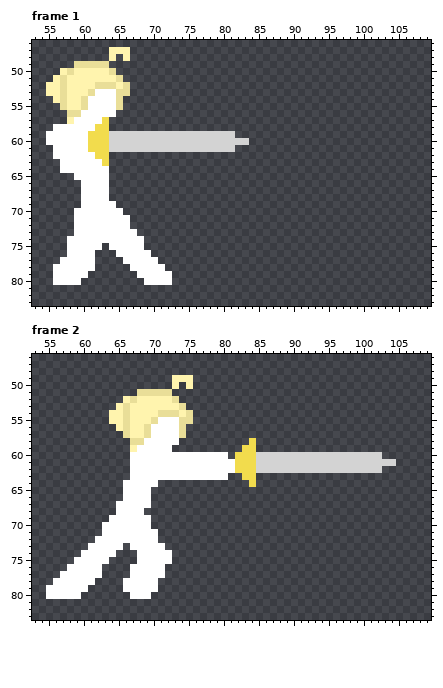
One commit to this pixel-art file: AsepriteStuff/AttacksAndSkills/StabRemade.aseprite. The picture above is the old version.
128x128 pixels, 2 frames. Shown: frame 1: x 53..109, y 46..83; frame 2: x 53..109, y 46..83.
Now the later version:
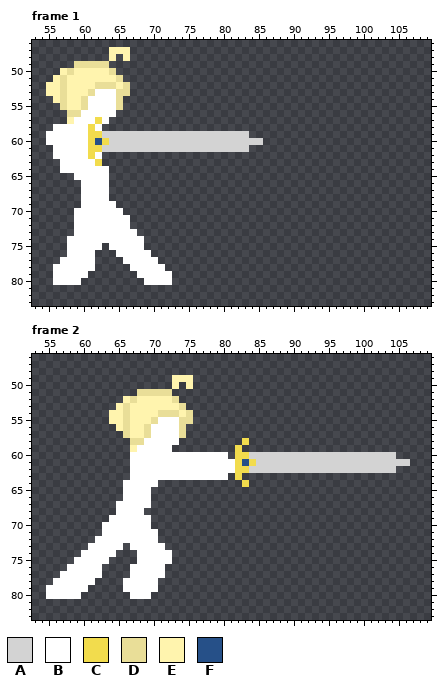
Palette (. is transparent): A #d3d3d3  B #ffffff  C #f2dc4d  D #e9de98  E #fff4ae  F #265088
From old to new:
{"where": "frame 1, layer \"Weapon\""}
{"frame":1,"y":57,"x":62,"old":"BC","new":"CB"}
{"frame":1,"y":58,"x":61,"old":"BCC","new":"CB."}
{"frame":1,"y":59,"x":63,"old":"C","new":"A"}
{"frame":1,"y":59,"x":82,"old":"..","new":"AA"}
{"frame":1,"y":60,"x":62,"old":"C","new":"F"}
{"frame":1,"y":60,"x":84,"old":"..","new":"AA"}
{"frame":1,"y":61,"x":63,"old":"C","new":"A"}
{"frame":1,"y":61,"x":82,"old":"..","new":"AA"}
{"frame":1,"y":62,"x":61,"old":"BCC","new":"CB."}
{"frame":1,"y":63,"x":62,"old":"BC","new":"C."}
{"where": "frame 2, layer \"Weapon\""}
{"frame":2,"y":58,"x":83,"old":".C","new":"C."}
{"frame":2,"y":59,"x":82,"old":".CC","new":"C.."}
{"frame":2,"y":60,"x":84,"old":"C","new":"A"}
{"frame":2,"y":60,"x":103,"old":"..","new":"AA"}
{"frame":2,"y":61,"x":83,"old":"C","new":"F"}
{"frame":2,"y":61,"x":105,"old":"..","new":"AA"}
{"frame":2,"y":62,"x":84,"old":"C","new":"A"}
{"frame":2,"y":62,"x":103,"old":"..","new":"AA"}
{"frame":2,"y":63,"x":82,"old":".CC","new":"C.."}
{"frame":2,"y":64,"x":83,"old":".C","new":"C."}
{"label":"changed","picture_box":[88,117,109,166]}
{"label":"added","picture_box":[235,131,263,152]}
{"label":"changed","picture_box":[235,438,256,487]}
{"label":"added","picture_box":[382,452,410,473]}
